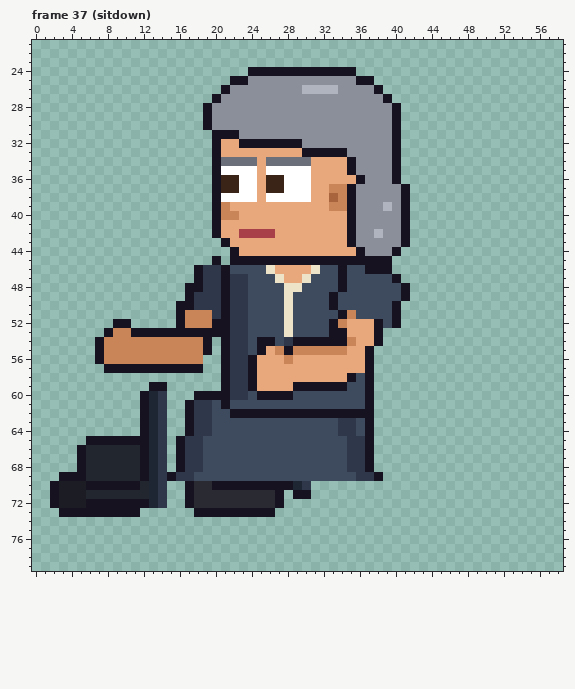
Edited in one commit: pixel-art file (sprites/clients/client_attorney_b_left_anim.aseprite). The picture above was drawn from the file before the commit.
64x80 pixels, 129 frames. Shown: frame 37 (sitdown): x 0..58, y 21..79. The old version is drawn lined up with the new one. The commit also changed other frames, which this record leaves out.
And afterwards:
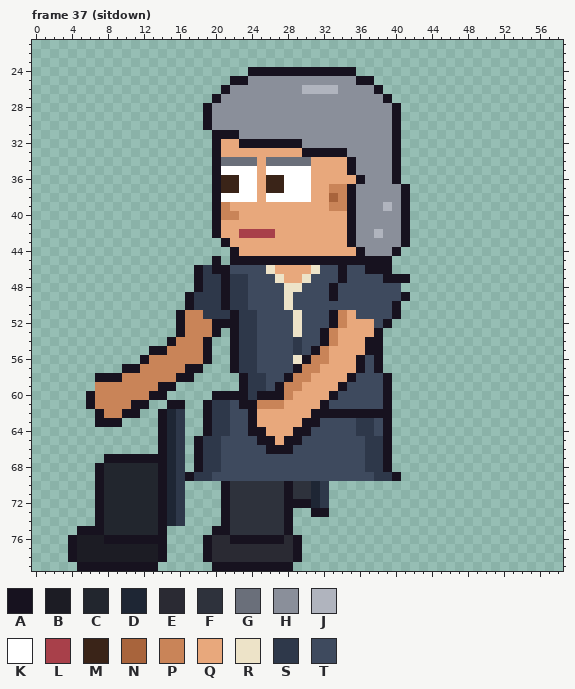
Palette (. is transparent): A #17121f  B #1c1c24  C #22262e  D #1e2634  E #2a2a33  F #2e323c  G #6a6f7a  H #8a8f9a  J #b0b4be  K #ffffff  L #a8404a  M #3a2418  N #a8643c  P #c98458  Q #e8a87c  R #ede3c8  S #2e384a  T #3e4a5e
What changed:
whole drawing moved by -2,-6 (the old picture is shown already moved)
Changed rows in their new state; - is an unchanged pixel.
Frame 37 (sitdown):
first column x 2:
46 ------------------A---------------------
47 -------------------------------------A-A
48 ---------------.---------------AT------.
50 --------------.----------------T--------
51 -----------------S-SA-S---TR---APQ------
52 -------..-----------A-S---TR--------TA.-
53 ------........-PPP-.A-S---TR--APQ-------
54 -----........A-----.A-STT-TSTT-PQQ-A----
55 -----......AA------.A-STTTTSTA-QQ---A---
56 -----.....A------A-.A-STTTTRAPP---ATA---
57 ------..--PPPPP----.A-STTTTAPP----ATA---
58 -----AAAPPPPPPAA---..ASSTTAPP------TTA--
59 -----PPPPPPP-A-----..ASSTAPPQQQQ---TTA--
60 ----APPPPPPAA---..--AAS---PQQQQA---TTA--
61 ----APPPPA-..AA..ASS-AAPPPQQQQA----TTA--
62 -----APPAA..ADS..ASSTT-QQQQQQ-------AA--
63 -----AAA--..ADS..ASS--AQQQQQAA--TTSSTA--
64 ----------..ADS..ASS--AAQQQAA---TTSSTA--
65 ----........ADS.ASS----AAQAA-----TTSSA--
66 ---.........ADS.ASS-----AAA------TTSSA--
67 ---...AAAA-AADS.ASS--------------TTSSA--
68 ---..A----CCADS.ASS--------------TTSSA--
69 -....A----CCAD-ASS----------------TTSSA-
70 .....-CCCC-CADS....-FFFFFF-FFDS---------
71 .....A-----CADS....AFFFFFFAFFDS---------
72 .....-CCCCCCADS....AFFFFFFAAADS---------
73 -....-CCCCCCADS-...-FFFFFFA--AA---------
74 -----ACCCCCCADS----AFFFFFFA-------------
75 ---AAACCCCCCA-----AAFFFFFFA-------------
76 --ABBBAAAAAAA----AEEAAAAAAEA------------
77 --ABBBBBBBBBA----AEEEEEEEEEA------------
78 --ABBBBBBBBBA----AEEEEEEEEEA------------
79 ---AAAAAAAAA------AAAAAAAAA-------------
